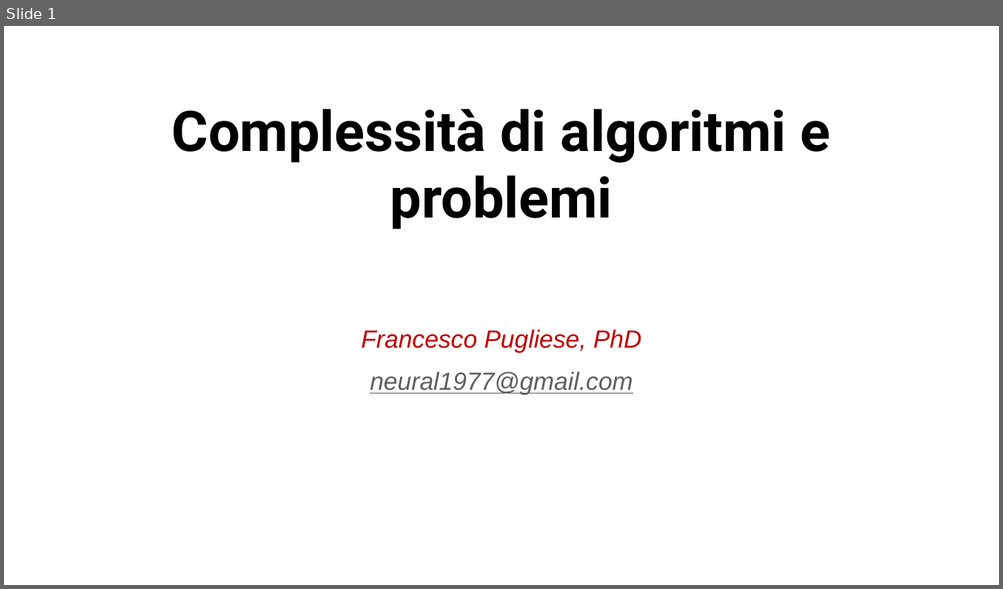
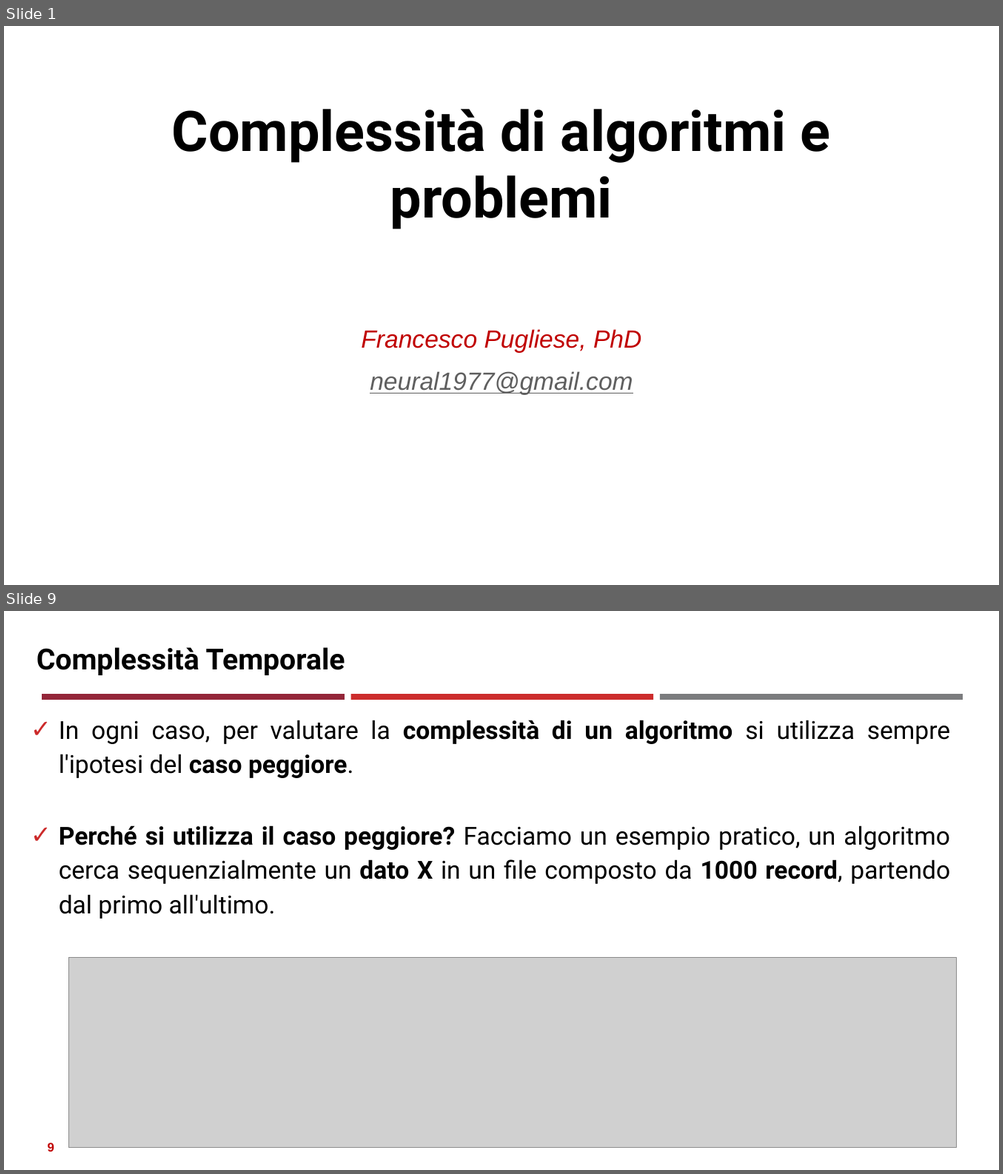
Before and after one commit to neural1977/data_science_interview_material, a slide deck: Assicurazioni/Complessità di algoritmi e problemi.pptx. Shown one above the other, each under a label of ours: slide 1 before the commit, slides 1 and 9 after it; the slides between them are not shown. The pictures are 1003x589 and 1003x1174 pixels, drawn with LibreOffice and Linux fonts; fonts in the diff are those of the drawing; grey boxes stand for pictures. Boxes give left, top, right and bottom in pixels: in the first picture for what was removed or moved away, otherwise in the second. Text is boxed around its words. In the diff, an @@ line names an element or a change of style, - is before the commit and + after.

```diff
--- a/Assicurazioni/Complessità di algoritmi e problemi.pptx
+++ b/Assicurazioni/Complessità di algoritmi e problemi.pptx
@@ slide 9 added at (4, 611, 999, 1170), background #FFFFFF @@
@@ title added at (37, 647, 345, 675), 28 pt, text #000000, bold @@
+Complessità Temporale
@@ rectangle added at (42, 694, 345, 700), fill #942639 @@
@@ rectangle added at (351, 694, 653, 700), fill #CC2A2A @@
@@ rectangle added at (660, 694, 963, 700), fill #7B7C7E @@
@@ text added at (59, 720, 950, 919), 24 pt, text #000000 @@
+✓ In ogni caso, per valutare la complessità di un algoritmo si utilizza sempre l'ipotesi del caso peggiore.
+✓ Perché si utilizza il caso peggiore? Facciamo un esempio pratico, un algoritmo cerca sequenzialmente un dato X in un file composto da 1000 record, partendo dal primo all'ultimo.
@@ picture added at (69, 958, 956, 1148) @@
@@ page number added at (48, 1143, 54, 1152), 12 pt, text #C00000, bold @@
+9
```
Also in this commit, not shown: 5 slides changed, 12 other slides added, 1 other file.
